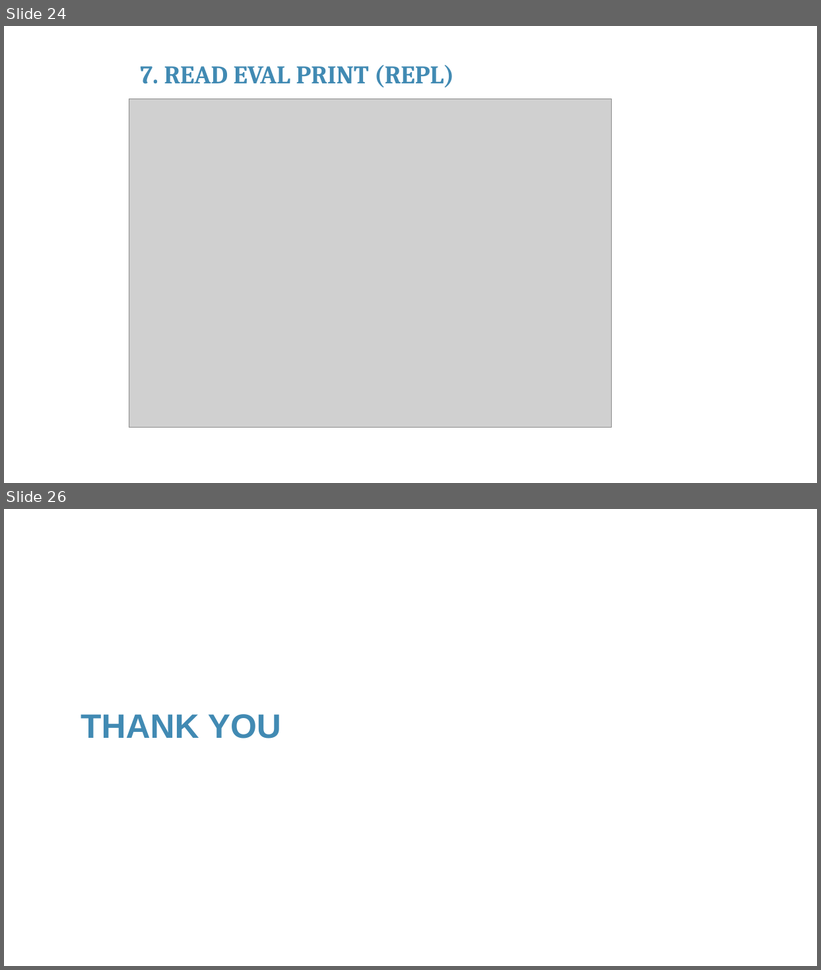
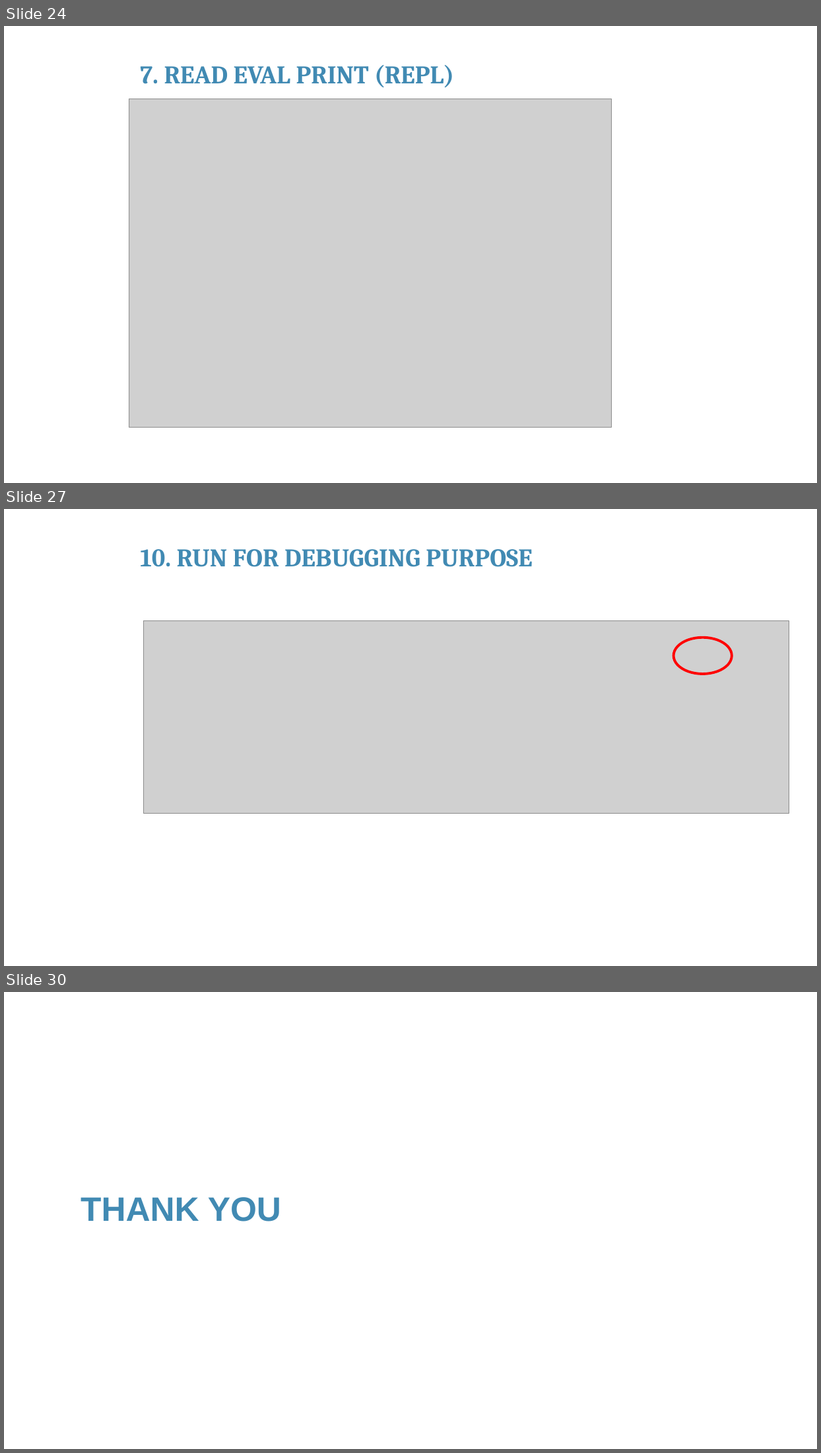
Before and after one commit to franckalbinet/iot-nbtc-itu, a slide deck: presentations/session-3-building-iot-products-programming-aspects.pptx. Shown one above the other, each under a label of ours: slides 24 and 26 before the commit, slides 24, 27 and 30 after it; the slides between them are not shown. The pictures are 821x970 and 821x1453 pixels, drawn with LibreOffice and Linux fonts; fonts in the diff are those of the drawing; grey boxes stand for pictures; background and template pictures are left out. Boxes give left, top, right and bottom in pixels: in the first picture for what was removed or moved away, otherwise in the second. Text is boxed around its words. In the diff, an @@ line names an element or a change of style, - is before the commit and + after.

```diff
--- a/presentations/session-3-building-iot-products-programming-aspects.pptx
+++ b/presentations/session-3-building-iot-products-programming-aspects.pptx
@@ slide 27 added at [4, 509, 817, 966], background #FFFFFF @@
@@ text added at [140, 549, 533, 567], 30 pt, text #418AB3, bold @@
+10. RUN FOR DEBUGGING PURPOSE
@@ picture added at [144, 621, 789, 813] @@
@@ ellipse added at [674, 638, 732, 674], outline #FF0000 3 pt @@
@@ what was slide 26 is now slide 30 @@
```
Also in this commit, not shown: 2 slides changed, 3 other slides added, 1 other file.
